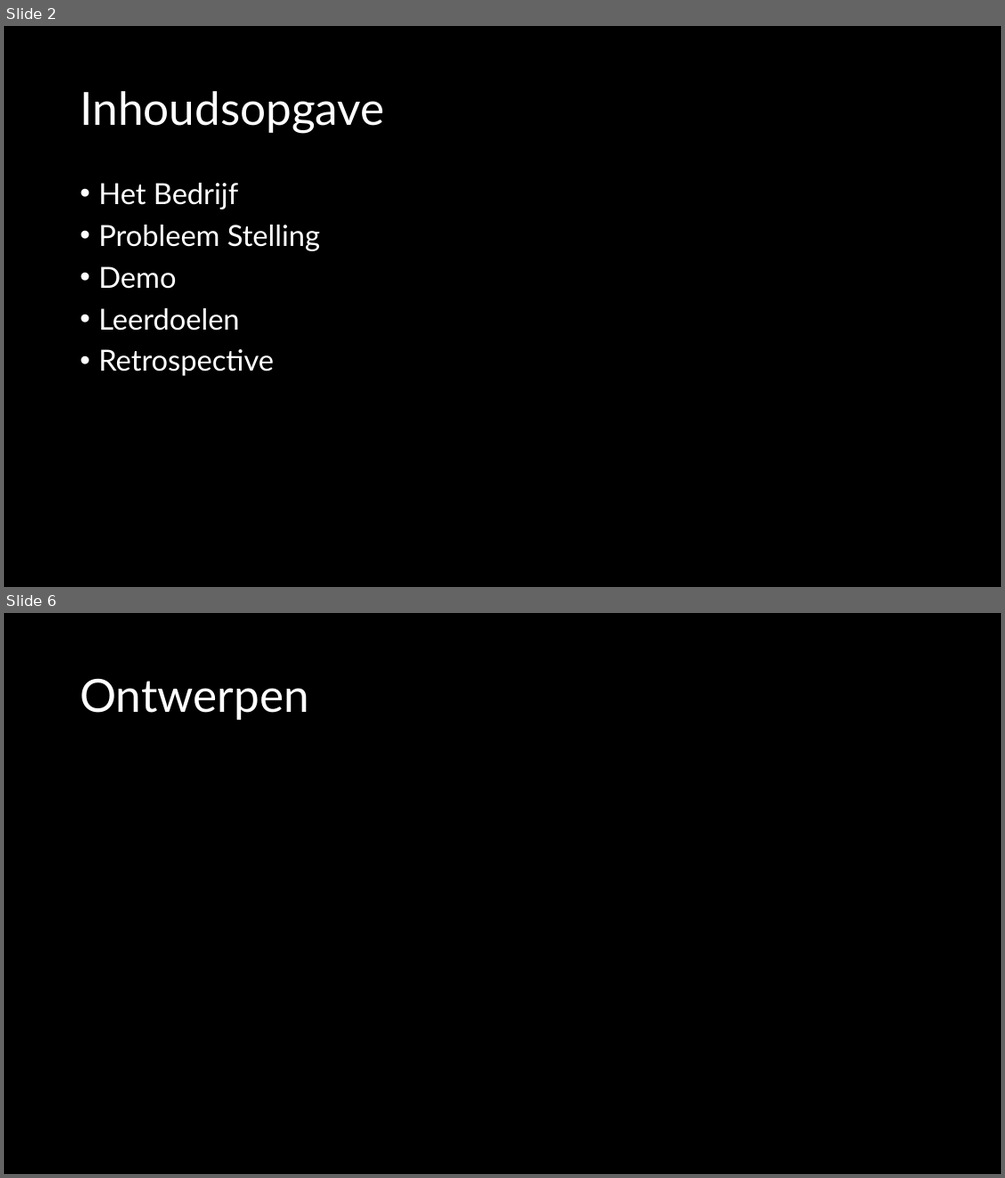
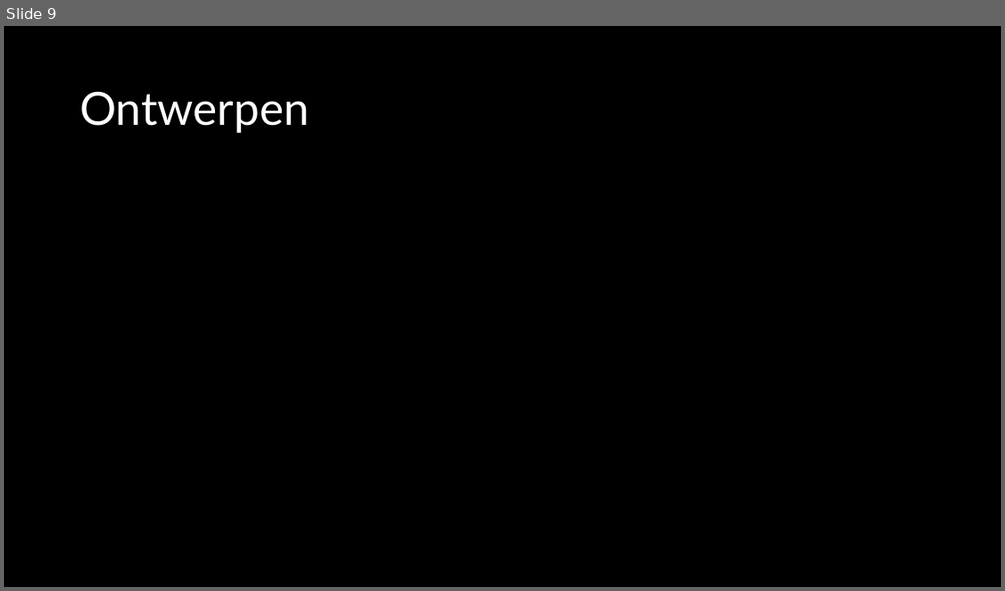
Before and after one commit to TomHeij/Project5-6, a slide deck: Opleverset_Project_5-6/Manage_&_Control/50% Presentatie.pptx. Shown one above the other, each under a label of ours: slides 2 and 6 before the commit, slide 9 after it; the slides between them are not shown. The pictures are 1005x1178 and 1005x591 pixels, drawn with LibreOffice and Linux fonts; fonts in the diff are those of the drawing. Boxes give left, top, right and bottom in pixels: in the first picture for what was removed or moved away, otherwise in the second. Text is boxed around its words. In the diff, an @@ line names an element or a change of style, - is before the commit and + after.

```diff
--- a/Opleverset_Project_5-6/Manage_&_Control/50% Presentatie.pptx
+++ b/Opleverset_Project_5-6/Manage_&_Control/50% Presentatie.pptx
@@ slide 2 removed at (x1=4, y1=26, x2=1001, y2=587), background #000000 @@
@@ title removed at (x1=80, y1=91, x2=384, y2=133) @@
-Inhoudsopgave
@@ text removed at (x1=98, y1=183, x2=320, y2=376) @@
-• Het Bedrijf
-• Probleem Stelling
-• Demo
-• Leerdoelen
-• Retrospective
@@ what was slide 6 is now slide 9 @@
```
Also in this commit, not shown: 2 slides changed, 8 slides added, 3 other slides removed, 1 other file.
